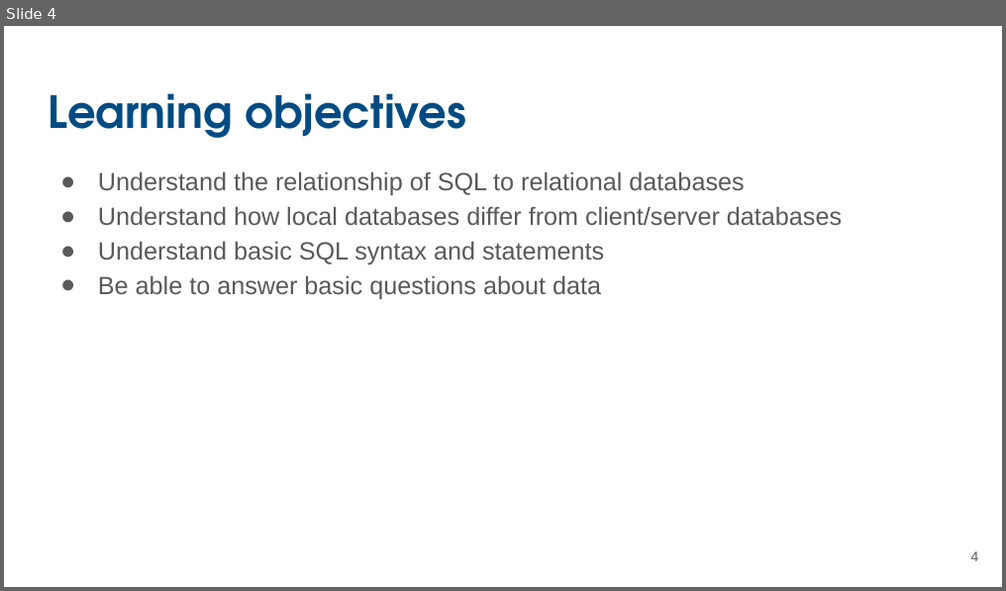
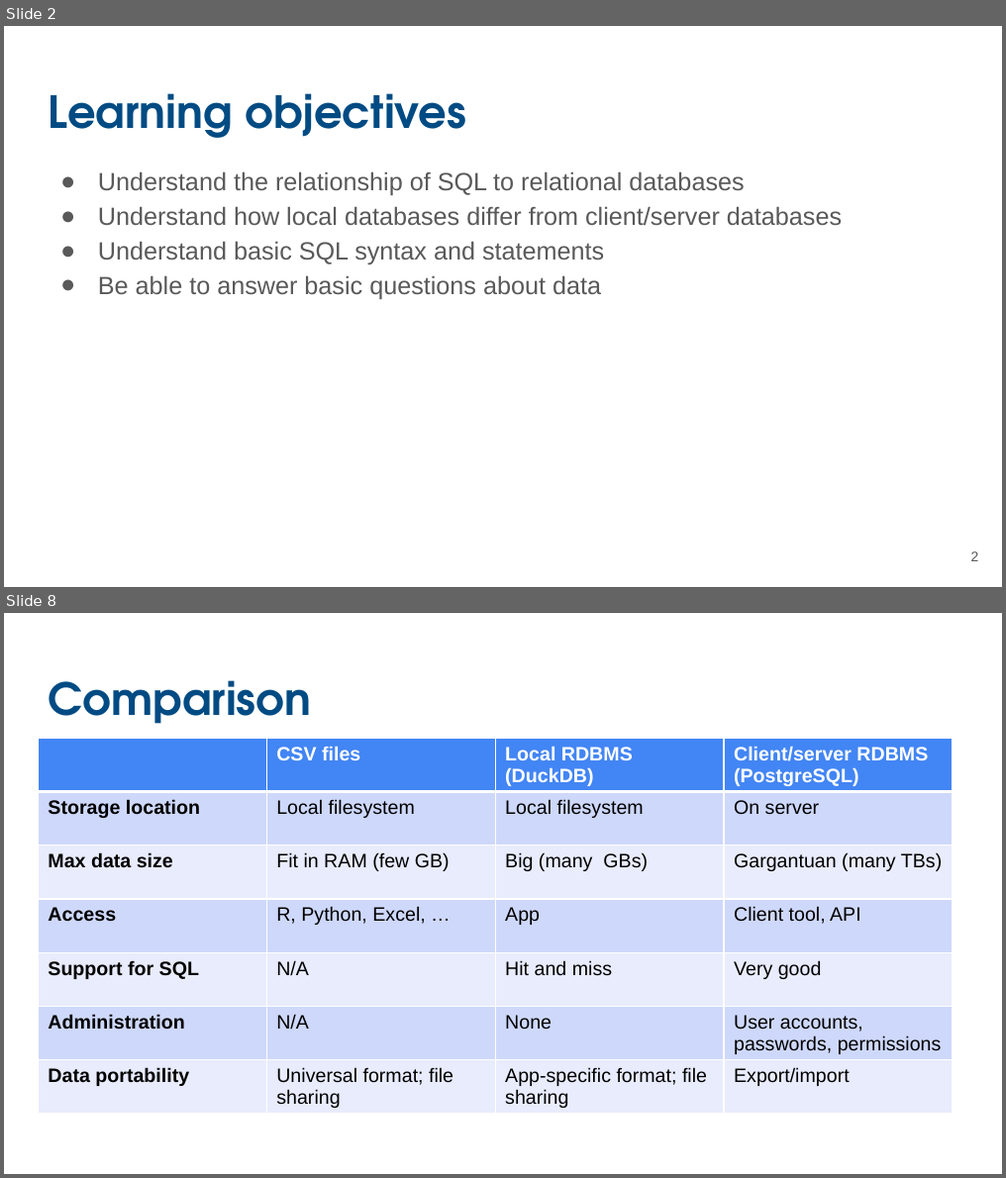
Before and after one commit to UCSB-Library-Research-Data-Services/bren-eds213, a slide deck: modules/week03/slides-03.pptx. Shown one above the other, each under a label of ours: slide 4 before the commit, slides 2 and 8 after it; the slides between them are not shown. The pictures are 1006x591 and 1006x1178 pixels, drawn with LibreOffice and Linux fonts; fonts in the diff are those of the drawing. Boxes give left, top, right and bottom in pixels: in the first picture for what was removed or moved away, otherwise in the second. Text is boxed around its words. In the diff, an @@ line names an element or a change of style, - is before the commit and + after.

```diff
--- a/modules/week03/slides-03.pptx
+++ b/modules/week03/slides-03.pptx
@@ slide 8 added at bbox=[4, 613, 1002, 1174], background #FFFFFF @@
@@ title added at bbox=[48, 680, 311, 724], 32 pt, text #004B83, bold @@
+Comparison
@@ table added at bbox=[38, 738, 952, 1122], 7 rows, 4 columns @@
+ | CSV files | Local RDBMS (DuckDB) | Client/server RDBMS (PostgreSQL)
+Storage location | Local filesystem | Local filesystem | On server
+Max data size | Fit in RAM (few GB) | Big (many GBs) | Gargantuan (many TBs)
+Access | R, Python, Excel, … | App | Client tool, API
+Support for SQL | N/A | Hit and miss | Very good
+Administration | N/A | None | User accounts, passwords, permissions
+Data portability | Universal format; file sharing | App-specific format; file sharing | Export/import
@@ what was slide 4 is now slide 2 @@
@@ page number at bbox=[971, 552, 979, 562]: text changed @@
-4
+2
```
Also in this commit, not shown: 3 slides changed, 4 other slides added, 4 slides removed.
